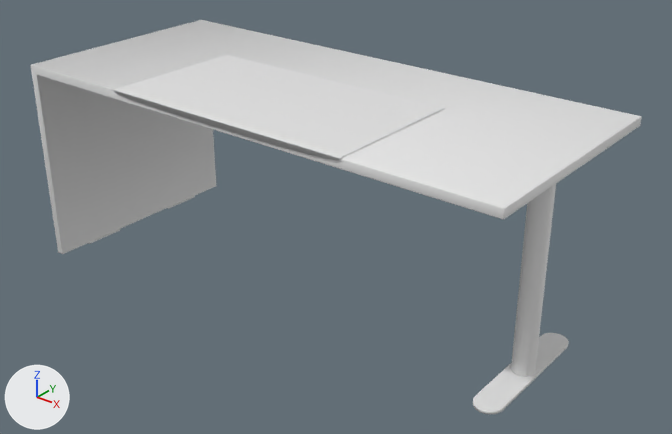
Renders of the OBJ model assets/Desk.obj from each side of a commit.
Before and after are seen from a 50 mm lens placed at (2.707, -2.154, 1.276), pointed at (0.969, 0.019, -0.072). Arrows for +X, +Y and +Z are at lower left; the lights stay in place. Where no turn or scale is listed for an object, it has been applied to the vertices.

The first picture shows 'Desk_Plane.021'.
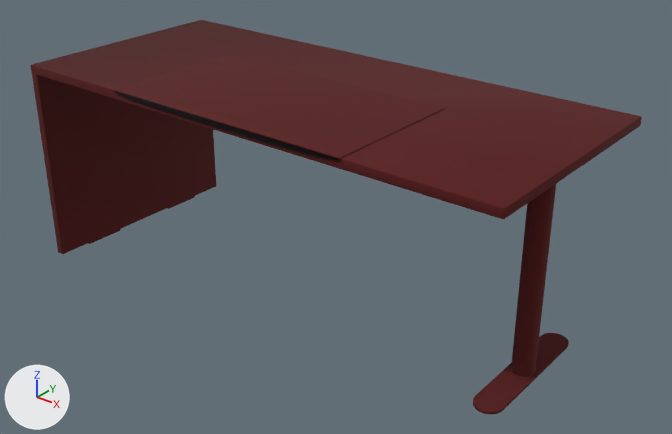
Boxes (x1, y1, x2, y2) around the edits, measured in the pictures (672 x 434 px):
'Desk_Plane.021', recoloured, surface changed: (31, 20, 642, 414) in both
part 1 of me_desk_plane_021, recoloured (white to black): (114, 91, 339, 160) in both

Edits to the bpy script that builds the scene:
```text
Change mat_desk_material:
    mat_desk_material.base_color: (0.8, 0.8, 0.8) -> (0.0946, 0.00527, 0.00527)  # white #e7e7e7 -> dark red #571010
Add mat_material_001:
    mat_material_001 = principled_material('Material.001')
    mat_material_001.base_color = (0.0, 0.0, 0.0)  # black #000000
    mat_material_001.roughness = 0.526
Change me_desk_plane_021:
    where me_desk_plane_021.from_pydata(...)  # 1952 vertices, 1723 faces; spans x -0.03..1.8, y -0.4..0.4, z -0.37..0.36
    used by ob_desk_plane_021; location = (0.0, 0.0, 0.0)
    me_desk_plane_021 part 1: 10 faces spanning x 0.42..1.32, y -0.4, z 0.34..0.36 switch from mat_desk_material (white #e7e7e7) to mat_material_001 (black #000000)
```
